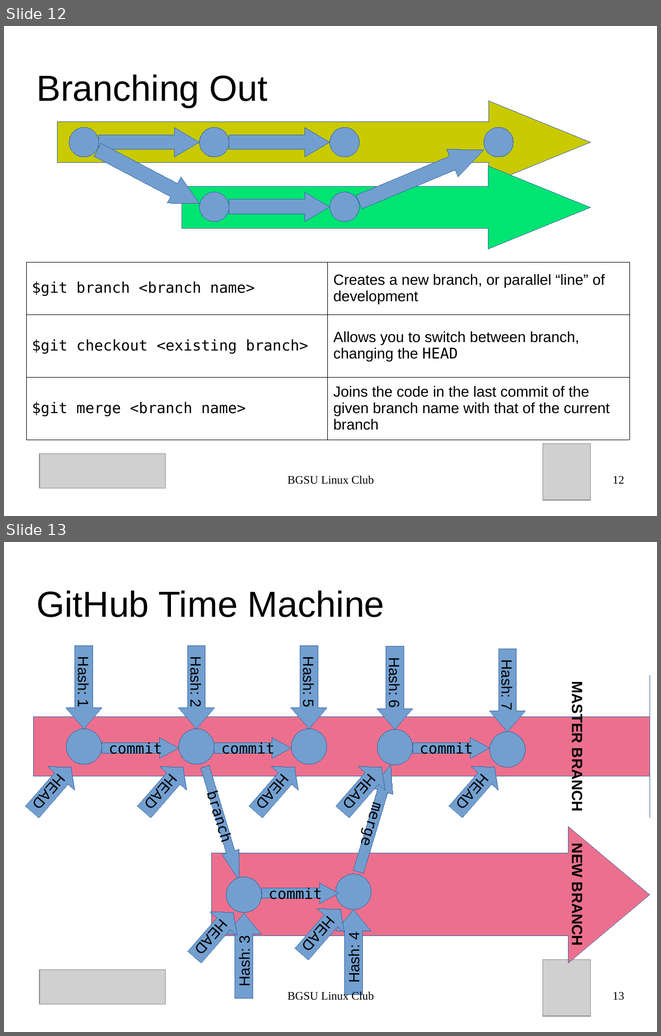
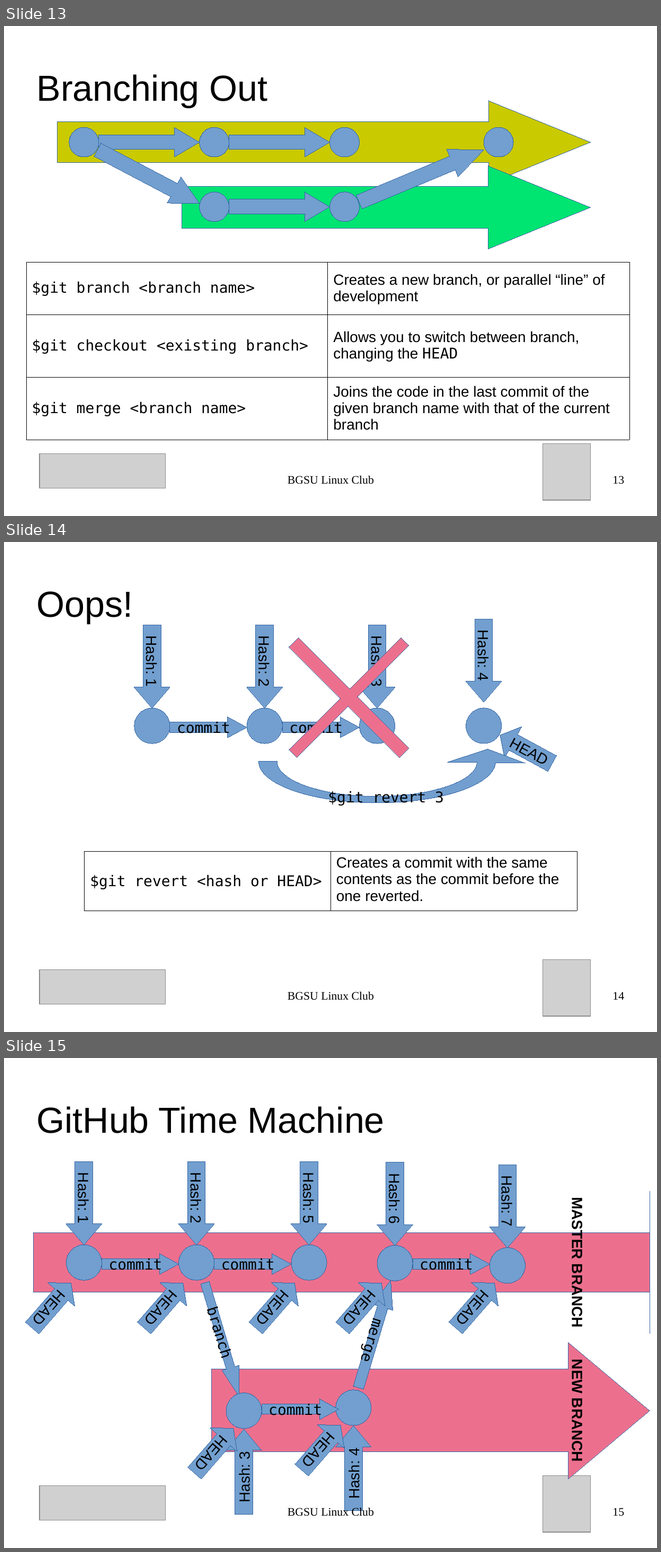
Before and after one commit to BGSU-Linux-Club/BGSU-Git-Tutorial, a slide deck: presentation.odp. Shown one above the other, each under a label of ours: slides 12 and 13 before the commit, slides 13, 14 and 15 after it. The pictures are 661x1036 and 661x1552 pixels, drawn with LibreOffice and Linux fonts; fonts in the diff are those of the drawing; grey boxes stand for pictures. Boxes give left, top, right and bottom in pixels: in the first picture for what was removed or moved away, otherwise in the second. Text is boxed around its words. In the diff, an @@ line names an element or a change of style, - is before the commit and + after.

```diff
--- a/presentation.odp
+++ b/presentation.odp
@@ slide 14 added at [4, 542, 657, 1032], background #FFFFFF @@
@@ plus added at [238, 587, 461, 809], fill #EC708E, outline #3465A4 0 pt @@
@@ title added at [37, 591, 133, 623], 44 pt, text #000000 @@
+Oops!
@@ left arrow added at [466, 619, 502, 702], fill #729FCF, outline #3465A4 0 pt, 18 pt, text #000000 @@
+Hash: 4
@@ left arrow added at [134, 625, 170, 708], fill #729FCF, outline #3465A4 0 pt, 18 pt, text #000000 @@
+Hash: 1
@@ left arrow added at [247, 625, 282, 708], fill #729FCF, outline #3465A4 0 pt, 18 pt, text #000000 @@
+Hash: 2
@@ left arrow added at [360, 625, 395, 708], fill #729FCF, outline #3465A4 0 pt, 18 pt, text #000000 @@
+Hash: 3
@@ ellipse added at [134, 708, 170, 743], fill #729FCF, outline #3465A4 0 pt @@
@@ ellipse added at [247, 708, 282, 743], fill #729FCF, outline #3465A4 0 pt @@
@@ ellipse added at [360, 708, 395, 743], fill #729FCF, outline #3465A4 0 pt @@
@@ ellipse added at [466, 708, 502, 743], fill #729FCF, outline #3465A4 0 pt @@
@@ right arrow added at [170, 717, 247, 738], fill #729FCF, outline #3465A4 0 pt, 18 pt, text #000000 @@
+commit
@@ freeform shape added at [259, 720, 496, 803], fill #729FCF, outline #3465A4 0 pt @@
@@ right arrow added at [282, 717, 360, 738], fill #729FCF, outline #3465A4 0 pt, 18 pt, text #000000 @@
+commit
@@ right arrow added at [492, 720, 561, 779], fill #729FCF, outline #3465A4 0 pt, 18 pt, text #000000 @@
+HEAD
@@ text added at [328, 791, 444, 805], 18 pt, text #000000 @@
+$git revert 3
@@ table added at [84, 852, 577, 907], 1 rows, 2 columns @@
+$git revert <hash or HEAD> | Creates a commit with the same contents as the commit before the one reverted.
@@ picture added at [40, 970, 165, 1004] @@
@@ picture added at [543, 960, 591, 1016] @@
@@ text added at [288, 991, 374, 1000], 14 pt, text #000000 @@
+BGSU Linux Club
@@ page number added at [612, 991, 624, 999], 14 pt, text #000000 @@
+14
@@ what was slide 12 is now slide 13 @@
@@ page number at [612, 475, 624, 484]: text changed @@
-12
+13
@@ what was slide 13 is now slide 15 @@
@@ page number at [612, 1507, 624, 1516]: text changed @@
-13
+15
```
Also in this commit, not shown: 4 slides changed, 3 other slides added, 3 other files.
